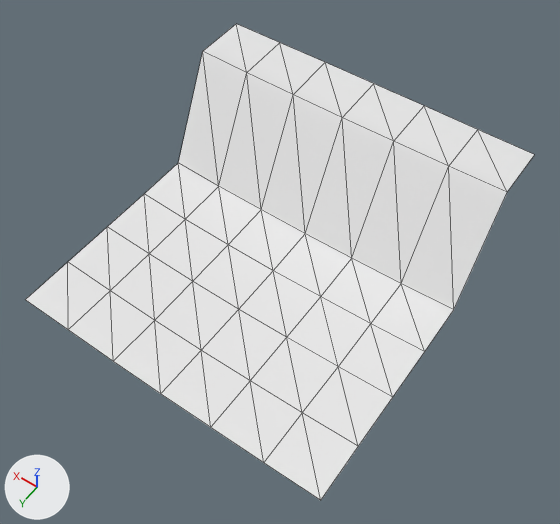
Renders of the OBJ model models/areas/peppermill/grass_0_1.obj from each side of a commit.
Both versions are drawn from a 50 mm lens placed at (-7.69, -9.27, 42.9), pointed at (10.68, -34.98, 2.48). Every picture has the same lights, and +X, +Y and +Z are marked at lower left. The first picture is the older version. Mesh edges are drawn as thin lines. Where no turn or scale is listed for an object, it has been applied to the vertices. Vertices at exactly the same position are counted once.

Objects in the first picture: 'grass_0_1'.
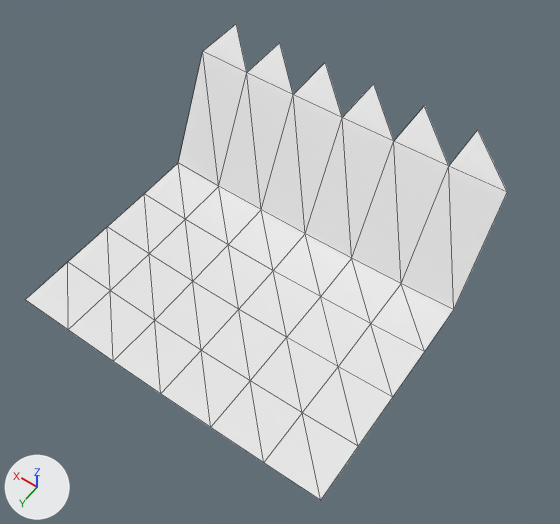
Pixel boxes (x1, y1, x2, y2) of what changed, in the pictures (560 x 524 px):
'grass_0_1', reshaped
    before: (25, 24, 534, 500)
    after: (25, 24, 507, 500)
part 1 of me_grass_0_1, deleted
    before: (236, 24, 534, 192)

The change in detail:
me_grass_0_1 is used by ob_grass_0_1; location (0.0, 0.0, 0.0).
Verts and faces of me_grass_0_1; kept vertices keep their numbers, new ones are numbered from 49.
Before the commit, vertices of me_grass_0_1: 32 (0.0, -44.0, 8.0) at pixel (507, 192), 33 (4.0, -44.0, 7.9) at pixel (448, 166), 34 (8.0, -44.0, 7.8) at pixel (393, 141), 35 (12.0, -44.0, 7.8) at pixel (342, 117), 36 (0.0, -48.0, 8.0) at pixel (534, 154).
Before the commit, vertices of me_grass_0_1: 37 (4.0, -48.0, 8.0) at pixel (477, 129), 38 (8.0, -48.0, 8.0) at pixel (424, 105), 39 (12.0, -48.0, 8.1) at pixel (373, 83), 43 (16.0, -44.0, 7.8) at pixel (293, 94), 44 (20.0, -44.0, 7.9) at pixel (246, 72).
Before the commit, vertices of me_grass_0_1: 46 (16.0, -48.0, 8.0) at pixel (325, 62), 47 (20.0, -48.0, 8.0) at pixel (279, 42), 48 (24.0, -48.0, 8.0) at pixel (236, 23).
me_grass_0_1 had 49 vertices, 72 faces and spanned x 0.0..24.0, y -48.0..-24.0, z -0.6..8.1.
me_grass_0_1 now has 48 vertices, 66 faces and spans x 0.0..24.0, y -48.0..-24.0, z -0.6..8.1.
Part 1, on me_grass_0_1:
Vertices deleted: 36 (with the faces that use them).
Faces deleted: (33, 37, 38), (34, 38, 39), (35, 39, 46), (43, 46, 47), (44, 47, 48).
